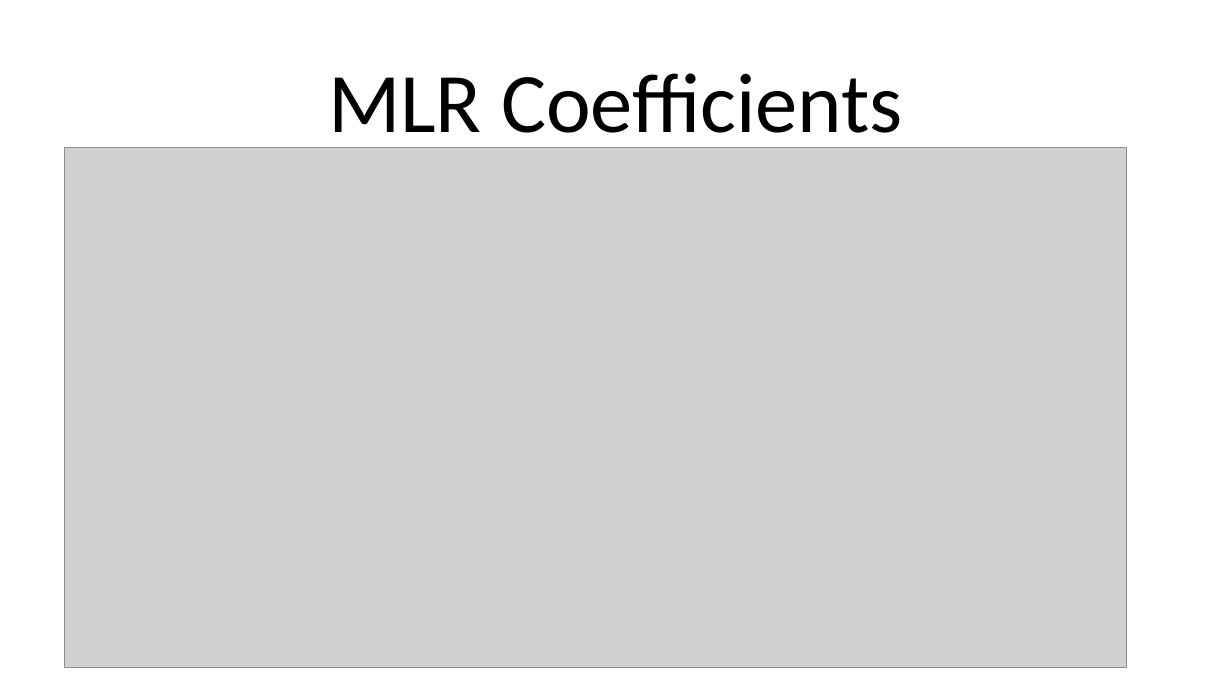
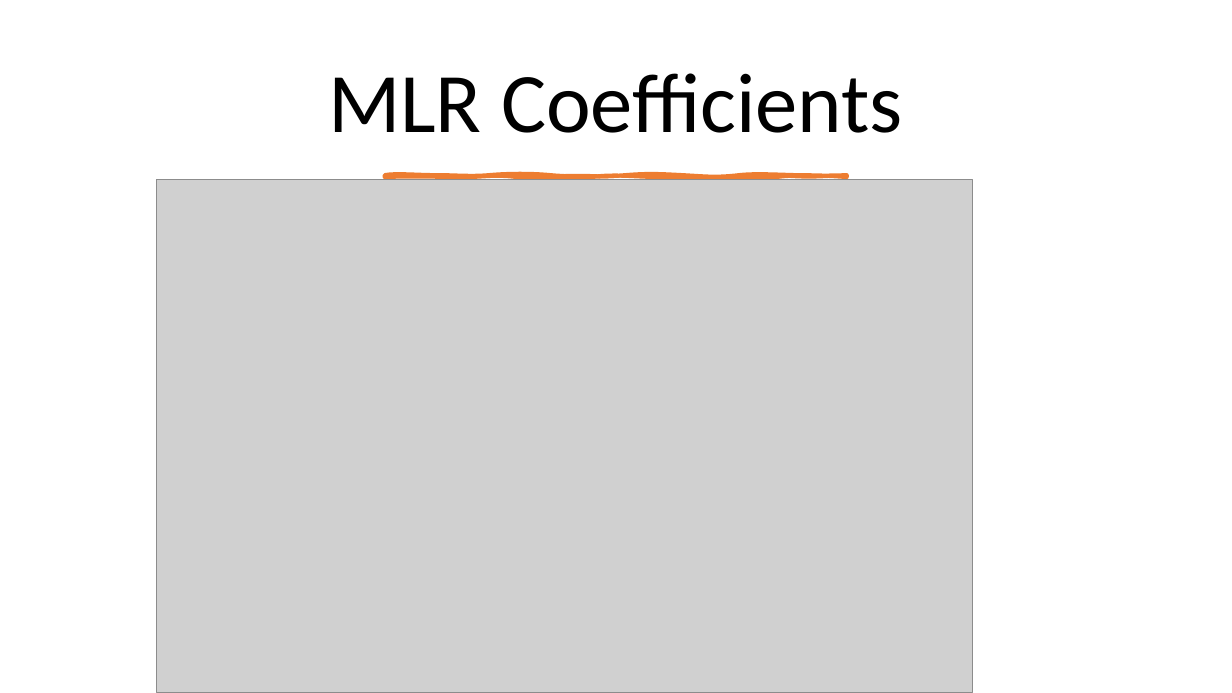
Before and after one commit to LiaCohn/clean-coasts, a slide deck: slide 4 of models/models.pptx. Drawn at 1232x693 pixels with LibreOffice and Linux fonts; fonts in the diff are those of the drawing; grey boxes stand for pictures. Boxes give left, top, right and bottom in pixels: in the first picture for what was removed or moved away, otherwise in the second. Text is boxed around its words. In the diff, an @@ line names an element or a change of style, - is before the commit and + after.

```diff
--- a/models/models.pptx
+++ b/models/models.pptx
@@ freeform shape added at [384, 176, 847, 177], fill #ED7D31, outline #ED7D31 3.25 pt @@
@@ picture: place and size @@
-picture at [65, 147, 1127, 667]
+picture at [157, 180, 973, 693]
```
Also in this commit, not shown: 6 other slides changed, 4 other files.
